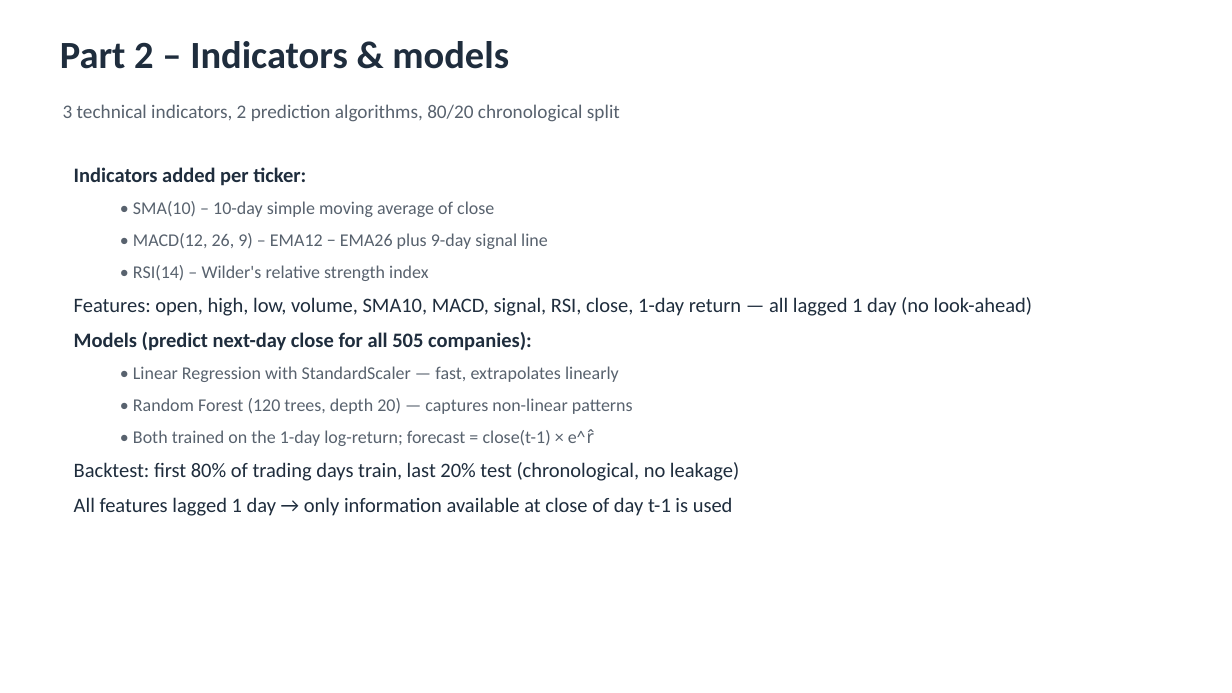
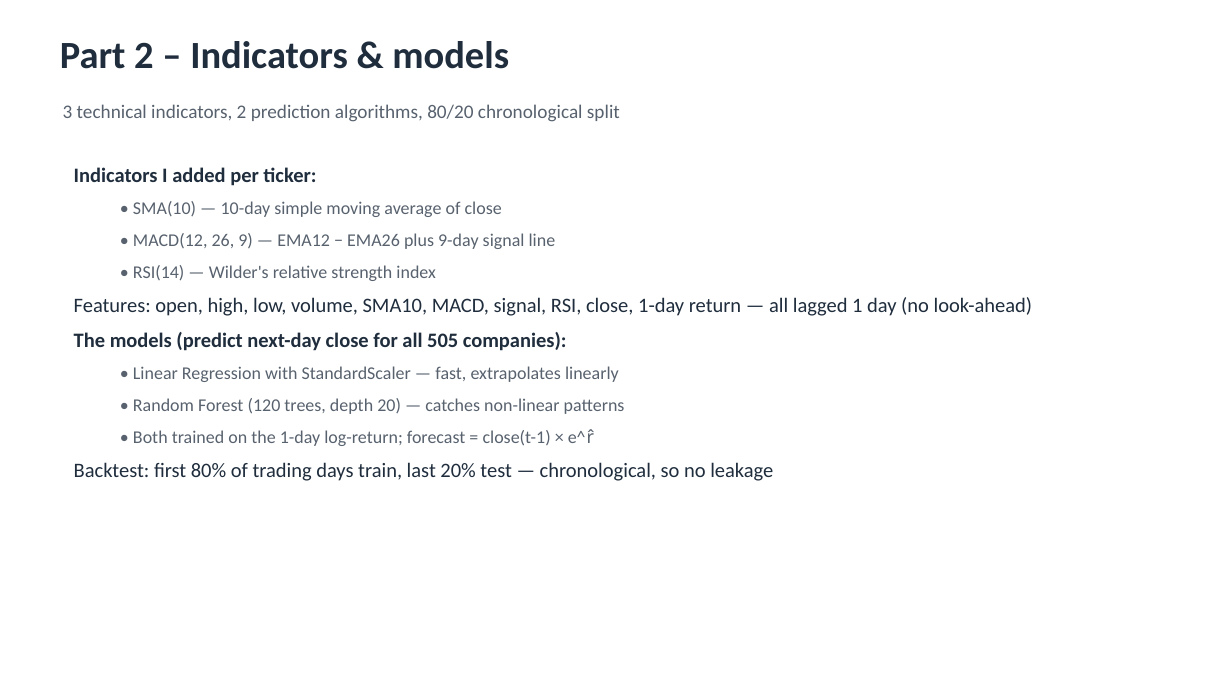
Before and after one commit to jaismine19/NextClose, a slide deck: slide 7 of docs/CSIS4260_Assignment1_Dashboard_Screenshots.pptx. Drawn at 1232x693 pixels with LibreOffice and Linux fonts; fonts in the diff are those of the drawing. Boxes give left, top, right and bottom in pixels: in the first picture for what was removed or moved away, otherwise in the second. Text is boxed around its words. In the diff, an @@ line names an element or a change of style, - is before the commit and + after.

Commit message:
Polish README, slide deck and dashboard wording; credit Jaismine Kaur

```diff
--- a/docs/CSIS4260_Assignment1_Dashboard_Screenshots.pptx
+++ b/docs/CSIS4260_Assignment1_Dashboard_Screenshots.pptx
@@ text at box(74, 167, 556, 281): text changed @@
-Indicators added per ticker:
-  • SMA(10) – 10-day simple moving average of close
-  • MACD(12, 26, 9) – EMA12 − EMA26 plus 9-day signal line
-  • RSI(14) – Wilder's relative strength index
+Indicators I added per ticker:
+  • SMA(10) — 10-day simple moving average of close
+  • MACD(12, 26, 9) — EMA12 − EMA26 plus 9-day signal line
+  • RSI(14) — Wilder's relative strength index
@@ text at box(74, 332, 567, 351): text changed @@
-Models (predict next-day close for all 505 companies):
+The models (predict next-day close for all 505 companies):
@@ text at box(133, 398, 625, 414): text changed @@
-  • Random Forest (120 trees, depth 20) — captures non-linear patterns
+  • Random Forest (120 trees, depth 20) — catches non-linear patterns
@@ text at box(74, 462, 773, 481): text changed @@
-Backtest: first 80% of trading days train, last 20% test (chronological, no leakage)
-All features lagged 1 day → only information available at close of day t-1 is used
+Backtest: first 80% of trading days train, last 20% test — chronological, so no leakage
```
Also in this commit, not shown: 11 other slides changed, 7 other files.
